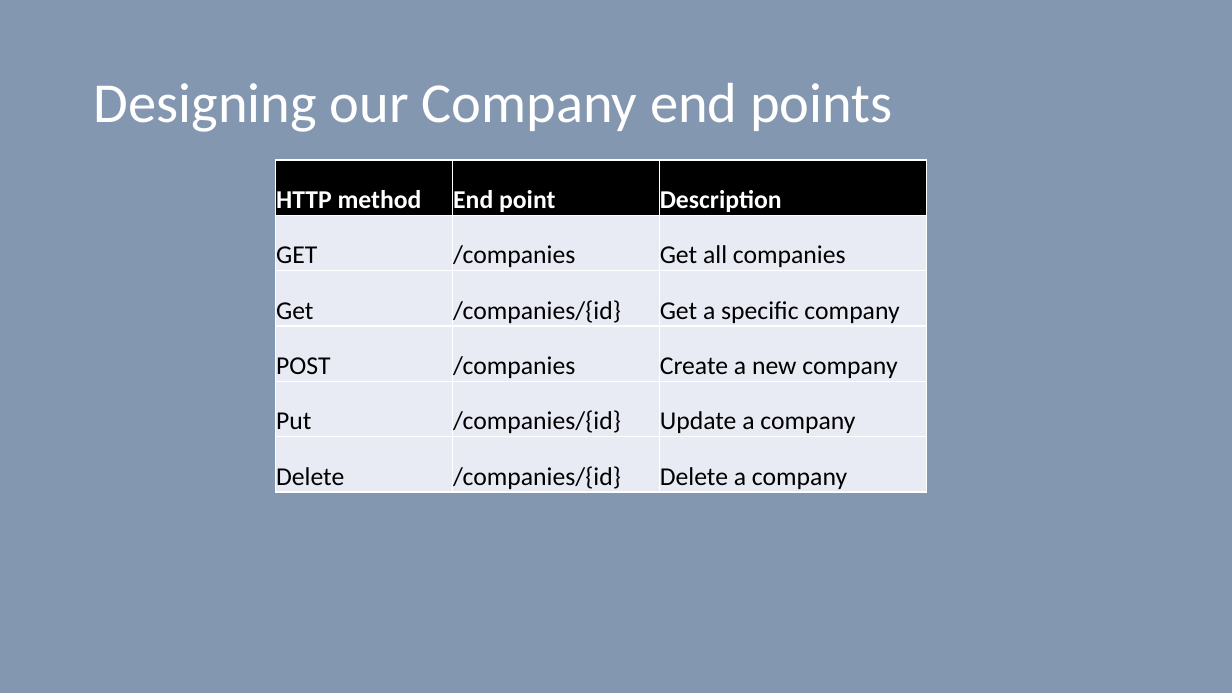
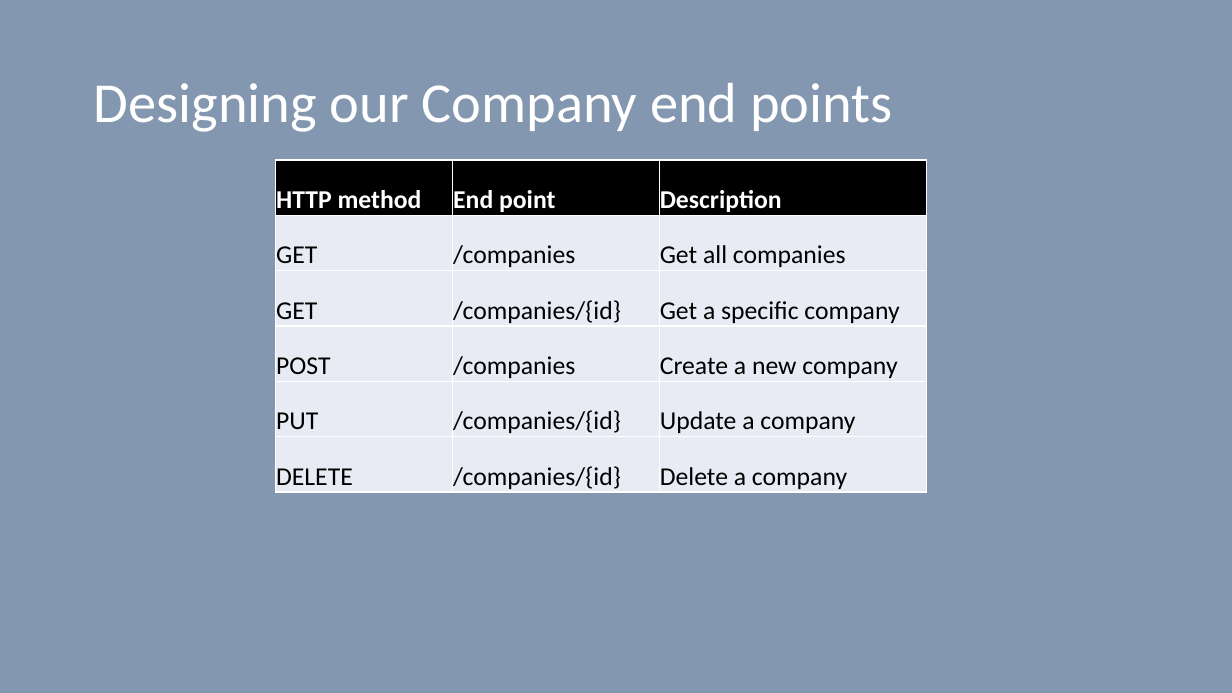
Before and after one commit to vilasvarghese/microservices, a slide deck: slide 25 of training/day1/3SpringBootDay1And2.pptx. Drawn at 1232x693 pixels with LibreOffice and Linux fonts; fonts in the diff are those of the drawing. Boxes give left, top, right and bottom in pixels: in the first picture for what was removed or moved away, otherwise in the second. Text is boxed around its words. In the diff, an @@ line names an element or a change of style, - is before the commit and + after.

```diff
--- a/training/day1/3SpringBootDay1And2.pptx
+++ b/training/day1/3SpringBootDay1And2.pptx
@@ table at bbox=[275, 160, 927, 493] @@
-row 3, column 1: Get
+row 3, column 1: GET
-row 5, column 1: Put
+row 5, column 1: PUT
-row 6, column 1: Delete
+row 6, column 1: DELETE
```
Also in this commit, not shown: 2 other slides changed, 5 other files.
